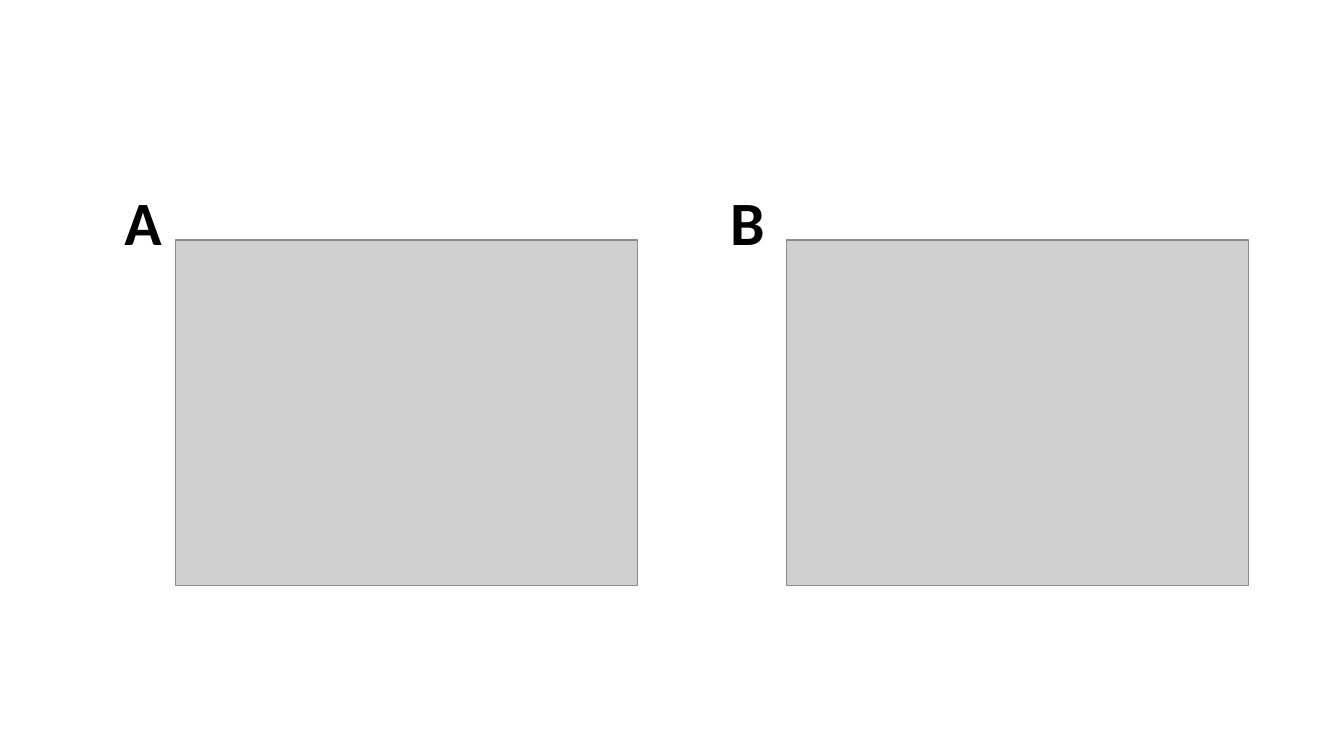
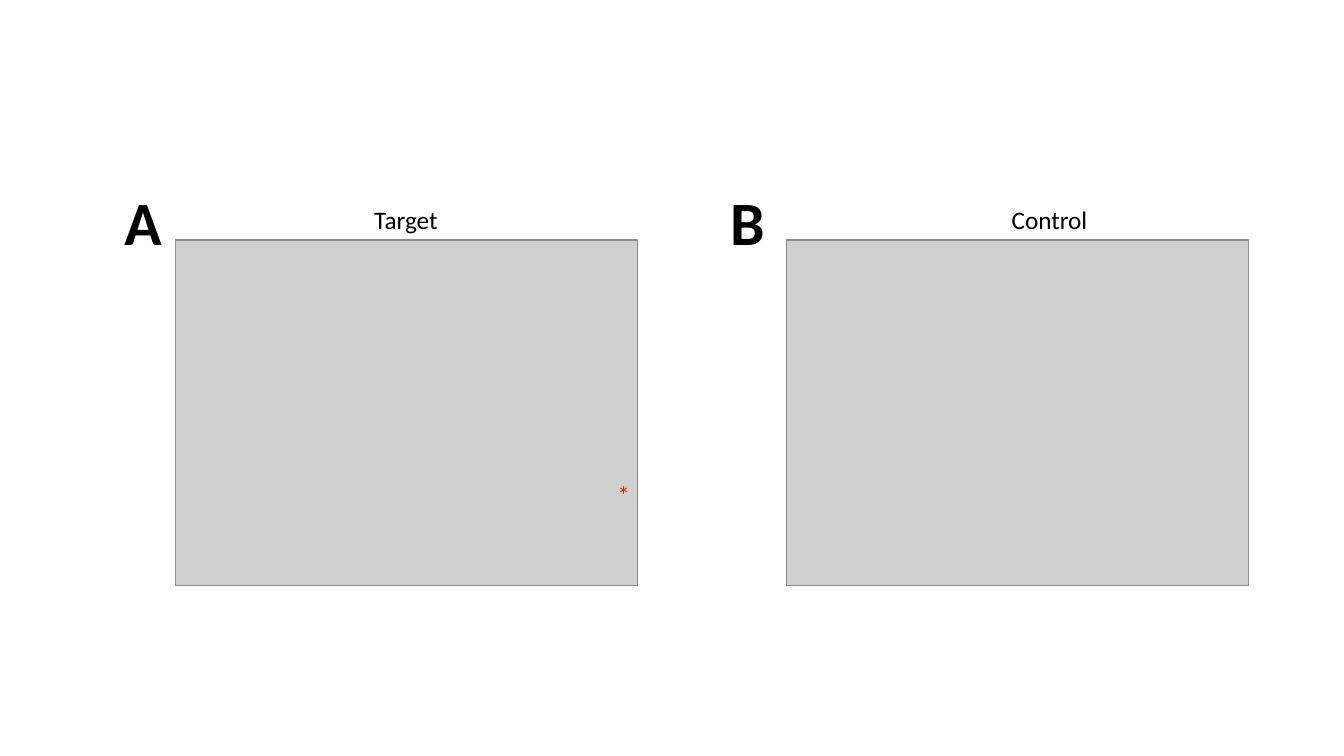
Before and after one commit to fsleyes/restingstate, a slide deck: slide 4 of restingstate_figures.pptx. Drawn at 1344x756 pixels with LibreOffice and Linux fonts; fonts in the diff are those of the drawing; grey boxes stand for pictures. Boxes give left, top, right and bottom in pixels: in the first picture for what was removed or moved away, otherwise in the second. Text is boxed around its words. In the diff, an @@ line names an element or a change of style, - is before the commit and + after.

```diff
--- a/restingstate_figures.pptx
+++ b/restingstate_figures.pptx
@@ text added at bbox=[374, 212, 437, 234], 18 pt, text #000000 @@
+Target
@@ text added at bbox=[1012, 211, 1088, 229], 18 pt, text #000000 @@
+Control
@@ text added at bbox=[608, 475, 641, 515], 18 pt, text #BE2F11 @@
+*
```
Also in this commit, not shown: 1 other slide changed, 2 other files.
